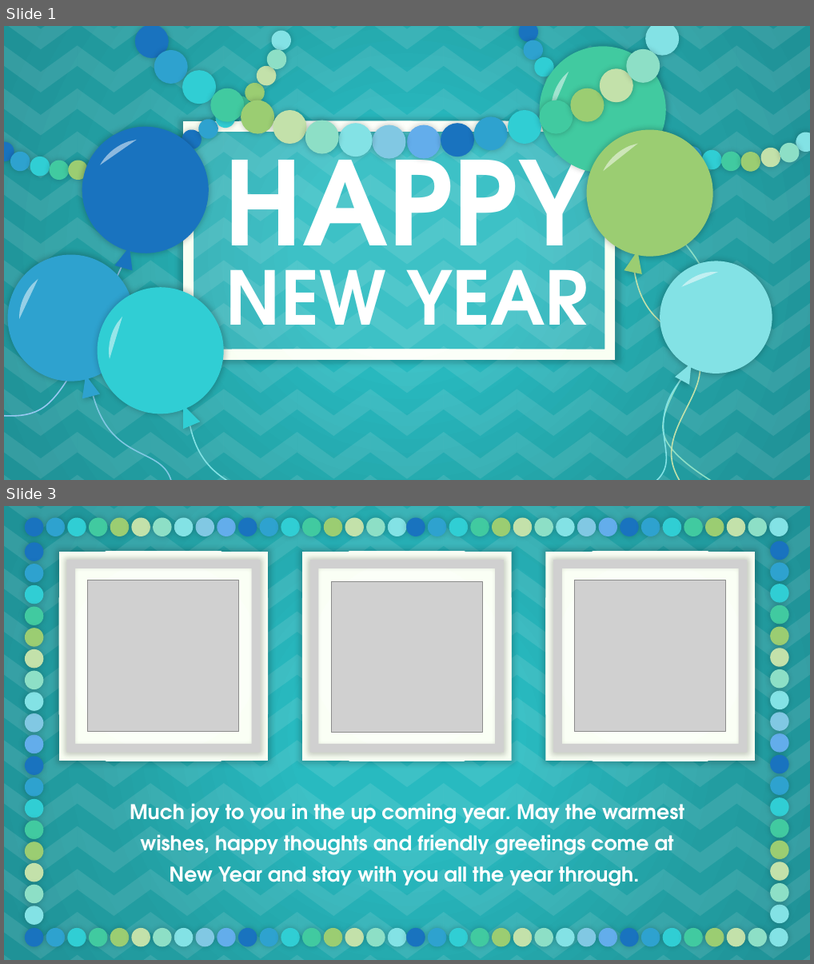
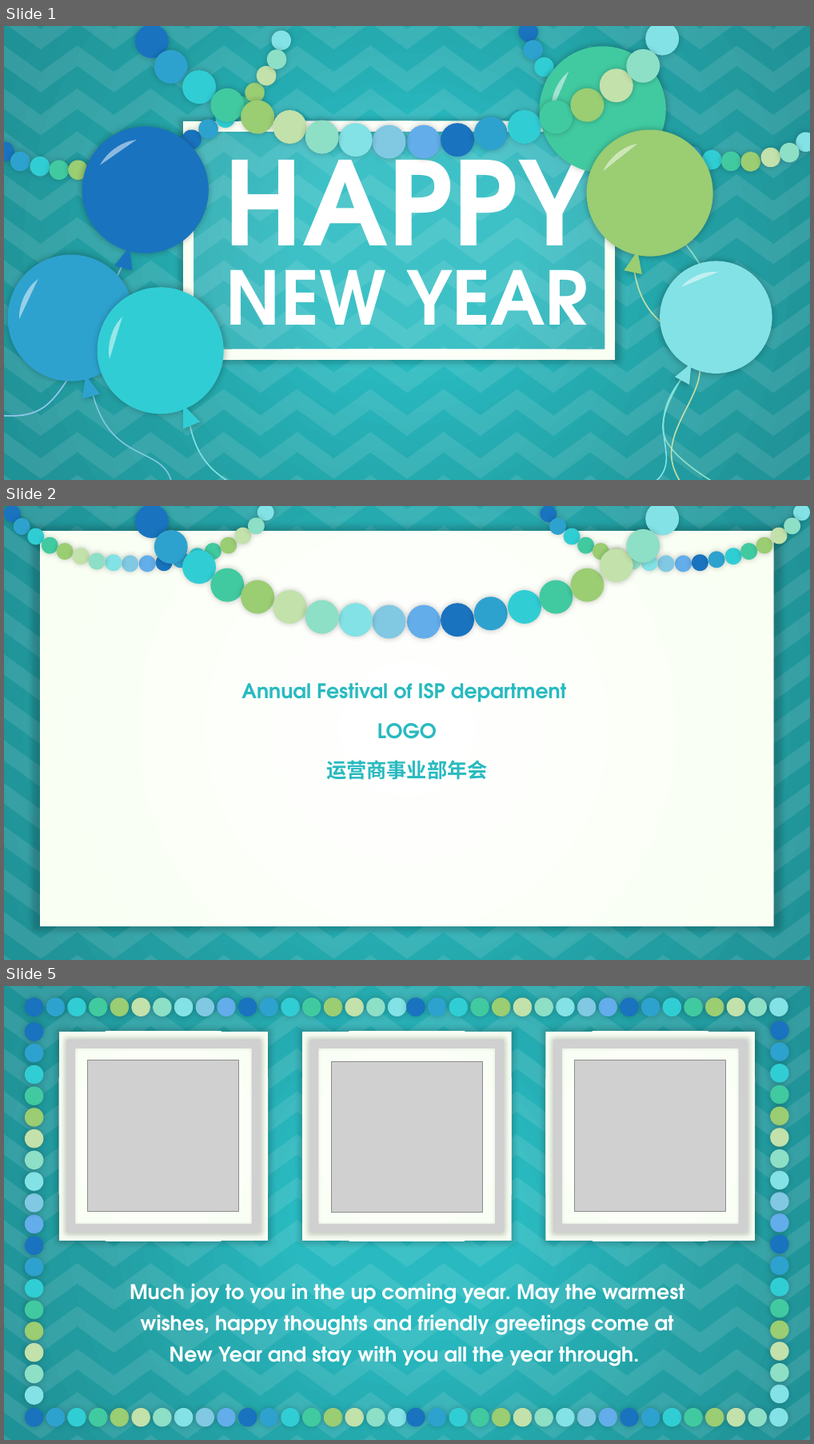
Before and after one commit to zhangzju/ExcelFixer, a slide deck: Main.pptx. Shown one above the other, each under a label of ours: slides 1 and 3 before the commit, slides 1, 2 and 5 after it; the slides between them are not shown. The pictures are 814x964 and 814x1444 pixels, drawn with LibreOffice and Linux fonts; fonts in the diff are those of the drawing; grey boxes stand for pictures; background and template pictures are left out. Boxes give left, top, right and bottom in pixels: in the first picture for what was removed or moved away, otherwise in the second. Text is boxed around its words. In the diff, an @@ line names an element or a change of style, - is before the commit and + after.

```diff
--- a/Main.pptx
+++ b/Main.pptx
@@ slide 2 added at [4, 506, 810, 960], background gradient #28BAC0 to #229DA1 to #1F9297; not listed: 132 template elements that a slide beside it also shows @@
@@ group added at [4, 506, 274, 572]: 18 ellipses @@
@@ group added at [135, 506, 680, 639]: 18 ellipses @@
@@ group added at [541, 506, 810, 572]: 18 ellipses @@
@@ rectangle added at [40, 531, 774, 926], fill gradient #FFFFFF to #F9FFF3 @@
@@ text added at [242, 682, 567, 780], 24 pt, text gradient #28BAC0 to #229DA1 to #1F9297, bold @@
+Annual Festival of ISP department
+LOGO
+运营商事业部年会
@@ what was slide 3 is now slide 5 @@
```
Also in this commit, not shown: 3 other slides added, 2 slides removed, 1 other file.
